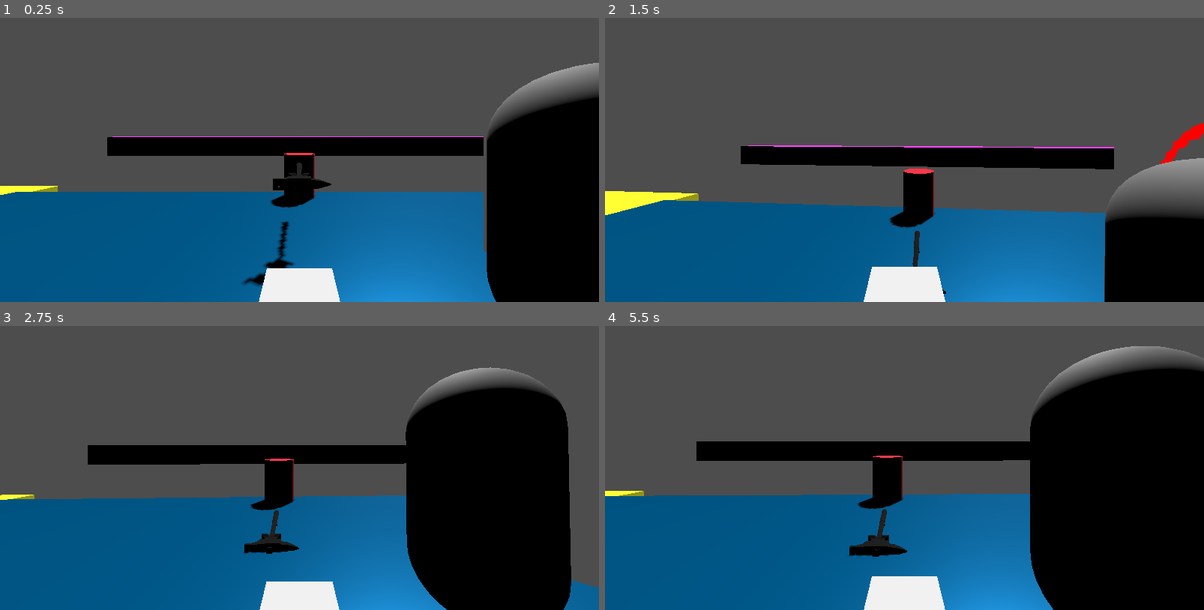
Above: before the commit, frames 1-4 (two rows, left to right).
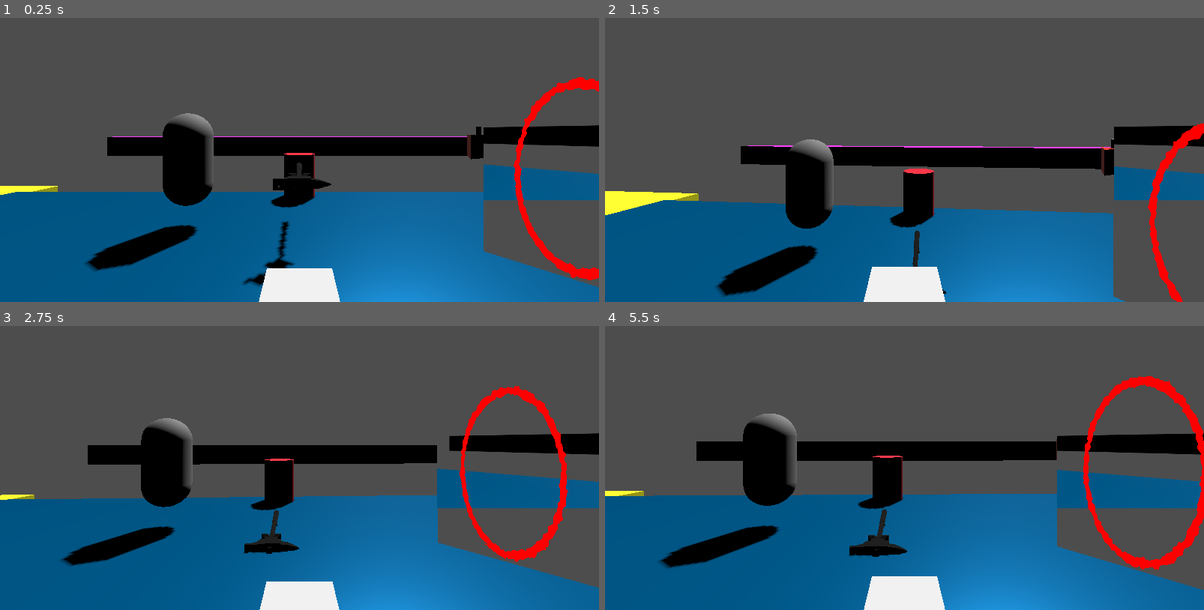
Above: after the commit, the same moments.

Repository: Charlie-Quin/Portals-
Game: Godot game, scene res://scenes/world.tscn
The game is run twice, just before and just after one commit, with the same random seed, the same clock (stepped at 60 frames per second) and the same inputs.
Inputs (mouse positions are in pixels of both pictures, inside the frame that each line leads up to):
- Up to frame 1 (0.25 s): no input
- Up to frame 2 (1.5 s): move the mouse to (934, 131) at 0.52 s; tap A (a) at 0.6 s; tap Space (jump) at 0.77 s; tap D (d) at 0.8, 1.35 s; move the mouse to (874, 134) at 1.27 s
- Up to frame 3 (2.75 s): tap Space (jump) at 1.52 s; tap S (s) at 1.55, 2.1 s; move the mouse to (311, 436) at 2.02 s; tap W (w) at 2.3 s
- Up to frame 4 (5.5 s): move the mouse to (898, 448) at 2.77 s; tap W (w) at 2.85, 5.3 s; tap Space (jump) at 3.02, 3.77, 4.52 s; tap A (a) at 3.05, 3.6 s; move the mouse to (946, 445) at 3.52 s; tap D (d) at 3.8, 4.35 s; move the mouse to (856, 436) at 4.27 s; tap S (s) at 4.55 s; move the mouse to (910, 442) at 5.02 s; hold G (grab) from 5.03 s (still down)

The runs differ from the first frame. In frame 1, 16% of the frame differs, in the area x 14-100%, y 15-100%; in frame 2, 12%; in frame 3, 23%; in frame 4, 26%, in the area x 8-100%, y 7-100%.

Commit message:
Revert "kinda think the project is borked"
This reverts commit eed4760d92c2a456524aa2f8895d256d1d7cd8de.

Diff:
--- a/scenes/portal.tscn
+++ b/scenes/portal.tscn
@@ -41,9 +41,6 @@
 shader_parameter/texture_albedo = SubResource("ViewportTexture_ih5ta")
 shader_parameter/noise = SubResource("NoiseTexture2D_pddf6")
 
-[sub_resource type="ViewportTexture" id="ViewportTexture_2idew"]
-viewport_path = NodePath("SubViewport")
-
 [sub_resource type="StandardMaterial3D" id="StandardMaterial3D_72w1i"]
 albedo_color = Color(1, 0.207843, 0.0784314, 1)
 
@@ -80,15 +77,10 @@
 material_override = SubResource("ShaderMaterial_r766a")
 mesh = SubResource("PlaneMesh_eh4hp")
 
-[node name="Sprite3D" type="Sprite3D" parent="sprite"]
-transform = Transform3D(0.15929, 0, 0, 0, 0.15929, 0, 0, 0, 0.15929, -3.04433, 0, 0)
-flip_h = true
-texture = SubResource("ViewportTexture_2idew")
-
 [node name="SubViewport" type="SubViewport" parent="."]
 msaa_3d = 1
-size = Vector2i(2172, 2228)
-size_2d_override_stretch = true
+size = Vector2i(1920, 1080)
+render_target_update_mode = 4
 
 [node name="Camera3D" type="Camera3D" parent="SubViewport"]
 
--- a/scenes/world.tscn
+++ b/scenes/world.tscn
@@ -152,7 +152,7 @@
 material = SubResource("StandardMaterial3D_uufj1")
 
 [node name="VR  player" parent="." instance=ExtResource("4_v1u7b")]
-transform = Transform3D(1, 0, 0, 0, 1, 0, 0, 0, 1, 1.87575, 0, -3.65564)
+transform = Transform3D(1, 0, 0, 0, 1, 0, 0, 0, 1, -2.41429, 0, -7.03335)
 
 [node name="player" parent="." instance=ExtResource("4_qxofc")]
 transform = Transform3D(1, 0, 0, 0, 1, 0, 0, 0, 1, 0, 0, -2.22347)
Not shown: 1 places in scenes/portal.tscn that only renumber resources
